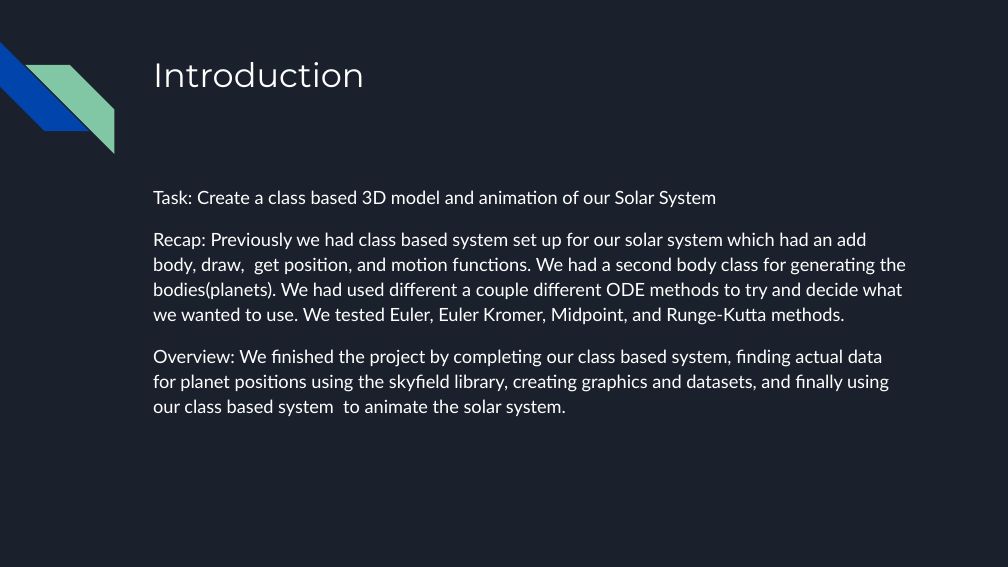
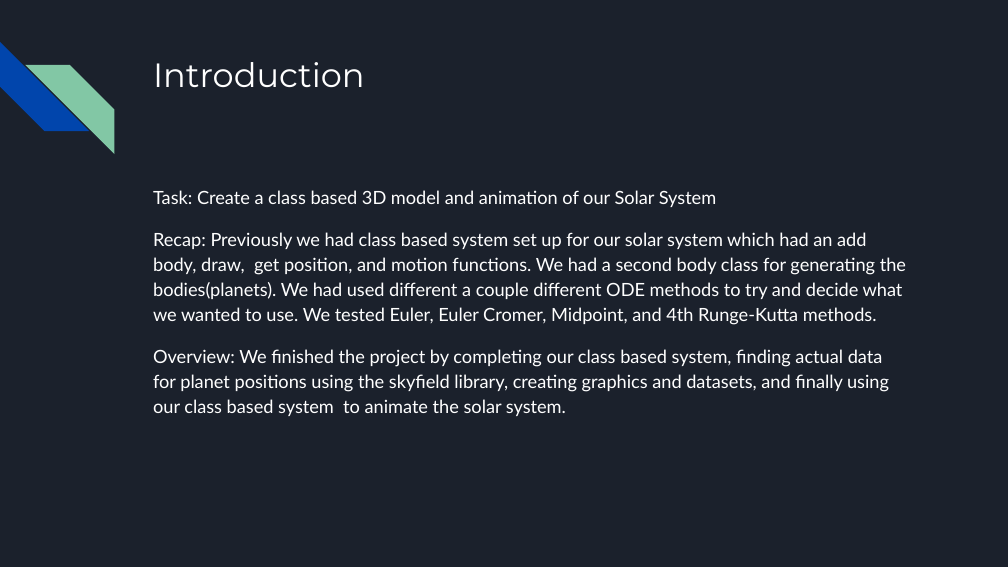
Before and after one commit to ZilD117/Final_Project, a slide deck: slide 2 of Final Presentation.pptx. Drawn at 1008x567 pixels with LibreOffice and Linux fonts; fonts in the diff are those of the drawing. Boxes give left, top, right and bottom in pixels: in the first picture for what was removed or moved away, otherwise in the second. Text is boxed around its words. In the diff, an @@ line names an element or a change of style, - is before the commit and + after.

```diff
--- a/Final Presentation.pptx
+++ b/Final Presentation.pptx
@@ text at box(153, 232, 906, 325): text changed @@
-Recap: Previously we had class based system set up for our solar system which had an add body, draw, get position, and motion functions. We had a second body class for generating the bodies(planets). We had used different a couple different ODE methods to try and decide what we wanted to use. We tested Euler, Euler Kromer, Midpoint, and Runge-Kutta methods.
+Recap: Previously we had class based system set up for our solar system which had an add body, draw, get position, and motion functions. We had a second body class for generating the bodies(planets). We had used different a couple different ODE methods to try and decide what we wanted to use. We tested Euler, Euler Cromer, Midpoint, and 4th Runge-Kutta methods.
```
Also in this commit, not shown: 1 other slide changed, 3 slides added.
